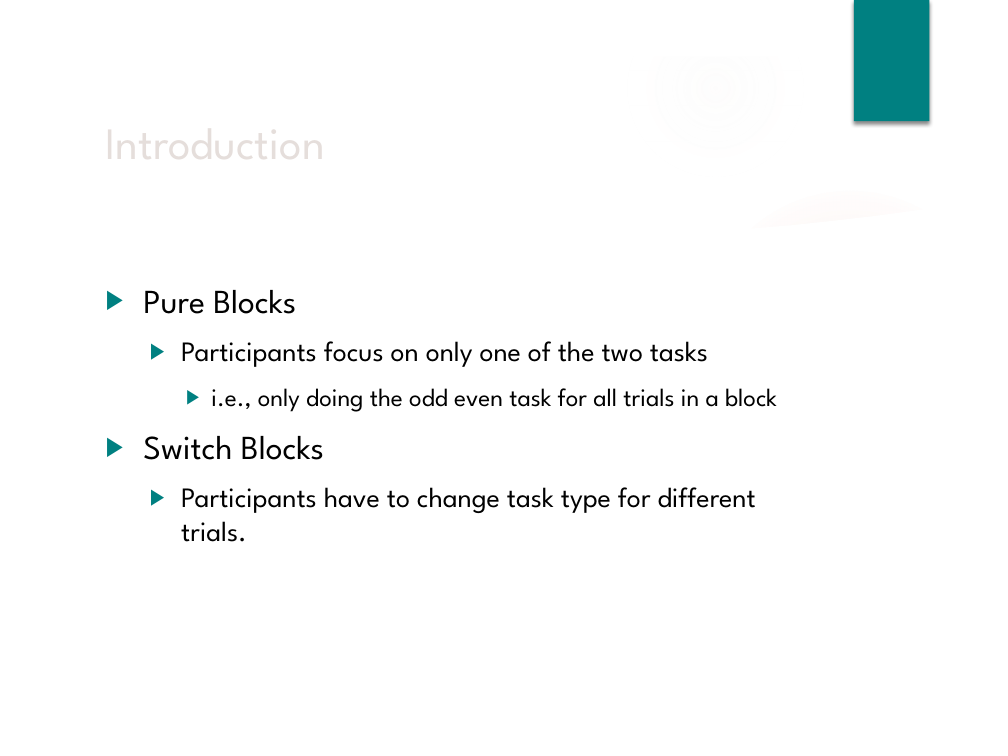
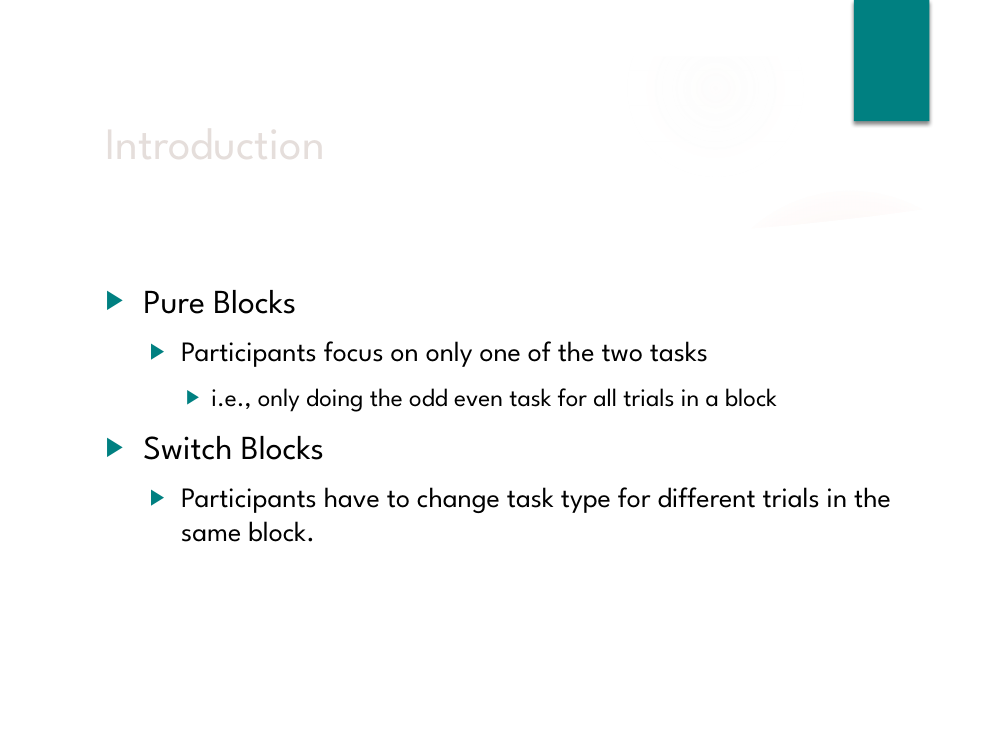
Before and after one commit to npm27/Spring-2019-Projects, a slide deck: slide 5 of CVOE/3 Presentations/Brown Bag Fall 19.pptx (slide 4 before the commit). Drawn at 1008x756 pixels with LibreOffice and Linux fonts; fonts in the diff are those of the drawing; background and template pictures are left out. Boxes give left, top, right and bottom in pixels: in the first picture for what was removed or moved away, otherwise in the second. Text is boxed around its words. In the diff, an @@ line names an element or a change of style, - is before the commit and + after.

```diff
--- a/CVOE/3 Presentations/Brown Bag Fall 19.pptx
+++ b/CVOE/3 Presentations/Brown Bag Fall 19.pptx
@@ text at <box>181,487,891,542</box>: text changed @@
-  ▶ Participants have to change task type for different trials.
+  ▶ Participants have to change task type for different trials in the same block.
```
Also in this commit, not shown: 18 other slides changed, 11 slides added, 18 other files.
